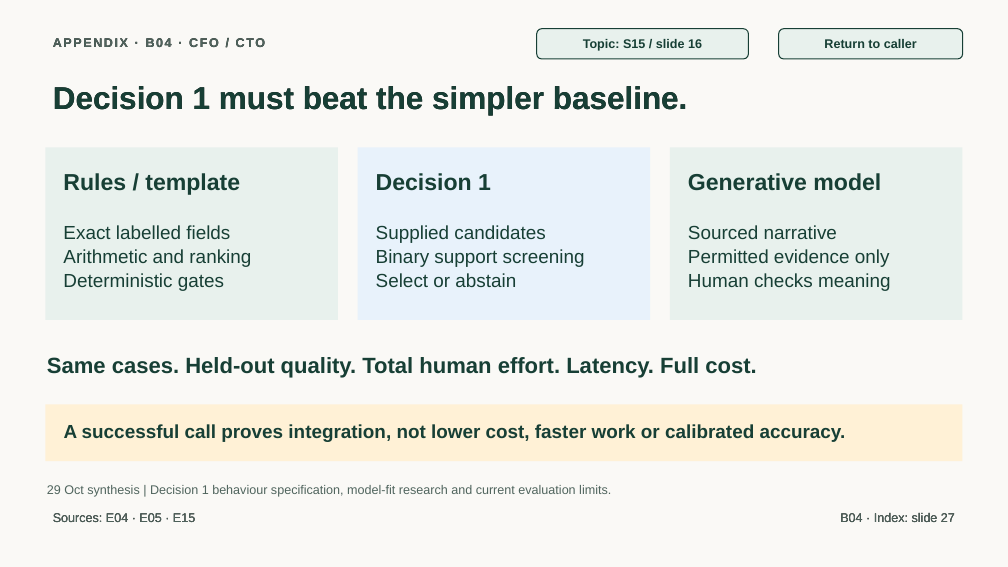
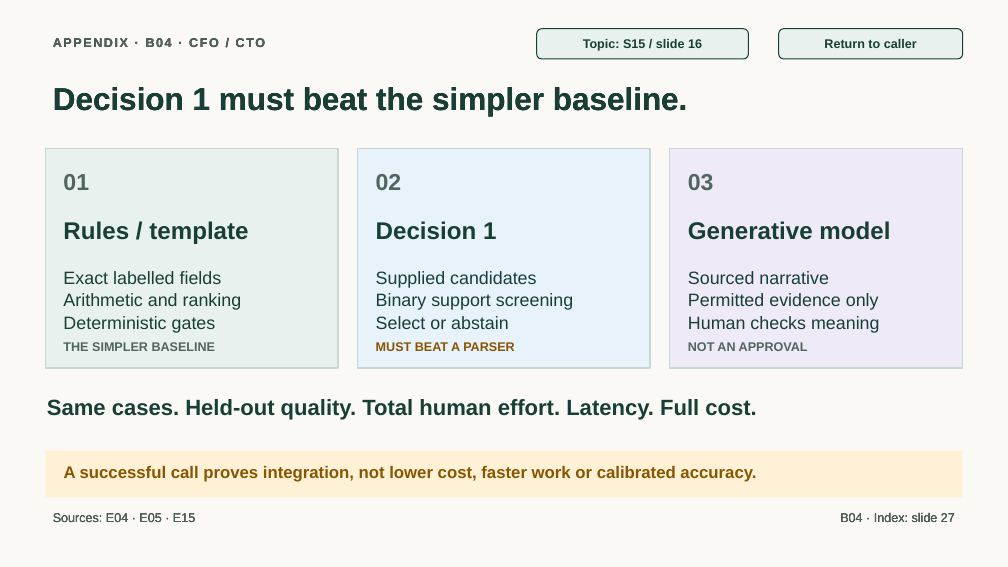
Before and after one commit to jmservera/ama, a slide deck: slide 31 of docs/capstone/deck/zava-forward-cowork-v2-draft.pptx. Drawn at 1008x567 pixels with LibreOffice and Linux fonts; fonts in the diff are those of the drawing. Boxes give left, top, right and bottom in pixels: in the first picture for what was removed or moved away, otherwise in the second. Text is boxed around its words. In the diff, an @@ line names an element or a change of style, - is before the commit and + after.

```diff
--- a/docs/capstone/deck/zava-forward-cowork-v2-draft.pptx
+++ b/docs/capstone/deck/zava-forward-cowork-v2-draft.pptx
@@ rectangle resized from (x1=45, y1=147, x2=338, y2=320) to (x1=45, y1=148, x2=338, y2=368) @@
@@ rectangle at (x1=45, y1=148, x2=338, y2=368): outline none to #C7D8CF 1.25 pt @@
@@ rectangle at (x1=358, y1=148, x2=650, y2=368): outline none to #C7D8CF 1.25 pt @@
@@ rectangle resized from (x1=358, y1=147, x2=650, y2=320) to (x1=358, y1=148, x2=650, y2=368) @@
@@ rectangle resized from (x1=670, y1=147, x2=963, y2=320) to (x1=670, y1=148, x2=963, y2=368) @@
@@ rectangle at (x1=670, y1=148, x2=963, y2=368): fill #E8F1ED to #EFEAF8; outline none to #C7D8CF 1.25 pt @@
@@ text added at (x1=63, y1=174, x2=89, y2=190), 22 pt, text #50655E, bold @@
+01
@@ text added at (x1=376, y1=174, x2=402, y2=190), 22 pt, text #50655E, bold @@
+02
@@ text added at (x1=688, y1=174, x2=714, y2=190), 22 pt, text #50655E, bold @@
+03
@@ text "Rules / template" moved from (x1=63, y1=173, x2=240, y2=195) to (x1=63, y1=221, x2=248, y2=244) @@
@@ size 22 to 23 pt in 3 elements at (x1=63, y1=221, x2=248, y2=244), (x1=688, y1=221, x2=890, y2=240), (x1=376, y1=221, x2=496, y2=240) @@
@@ text "Decision 1" moved from (x1=376, y1=173, x2=491, y2=191) to (x1=376, y1=221, x2=496, y2=240) @@
@@ text "Generative model" moved from (x1=688, y1=173, x2=881, y2=191) to (x1=688, y1=221, x2=890, y2=240) @@
@@ text "Exact labelled fields" moved from (x1=63, y1=225, x2=251, y2=291) to (x1=63, y1=271, x2=242, y2=333) @@
@@ size 18 to 17 pt in 3 elements at (x1=63, y1=271, x2=242, y2=333), (x1=688, y1=271, x2=880, y2=333), (x1=376, y1=271, x2=574, y2=329) @@
@@ text "Supplied candidates" moved from (x1=376, y1=225, x2=585, y2=287) to (x1=376, y1=271, x2=574, y2=329) @@
@@ text "Sourced narrative" moved from (x1=688, y1=225, x2=890, y2=291) to (x1=688, y1=271, x2=880, y2=333) @@
@@ text added at (x1=63, y1=342, x2=216, y2=351), 12 pt, text #50655E, bold @@
+THE SIMPLER BASELINE
@@ text added at (x1=376, y1=342, x2=515, y2=351), 12 pt, text #885500, bold @@
+MUST BEAT A PARSER
@@ text added at (x1=688, y1=342, x2=808, y2=351), 12 pt, text #50655E, bold @@
+NOT AN APPROVAL
@@ text "Same cases. Held-out quality. Total ..." moved from (x1=47, y1=357, x2=756, y2=378) to (x1=47, y1=399, x2=756, y2=420) @@
@@ rectangle resized from (x1=45, y1=405, x2=963, y2=461) to (x1=45, y1=451, x2=963, y2=498) @@
@@ text "A successful call proves integration, ..." moved from (x1=64, y1=424, x2=846, y2=442) to (x1=64, y1=466, x2=756, y2=482) @@
@@ text "A successful call proves integration, ..." at (x1=64, y1=466, x2=756, y2=482): size 18 to 16 pt, text colour #173F35 to #885500 @@
@@ text removed at (x1=47, y1=485, x2=611, y2=497) @@
-29 Oct synthesis | Decision 1 behaviour specification, model-fit research and current evaluation limits.
```
Also in this commit, not shown: 12 other slides changed, 21 other files.
